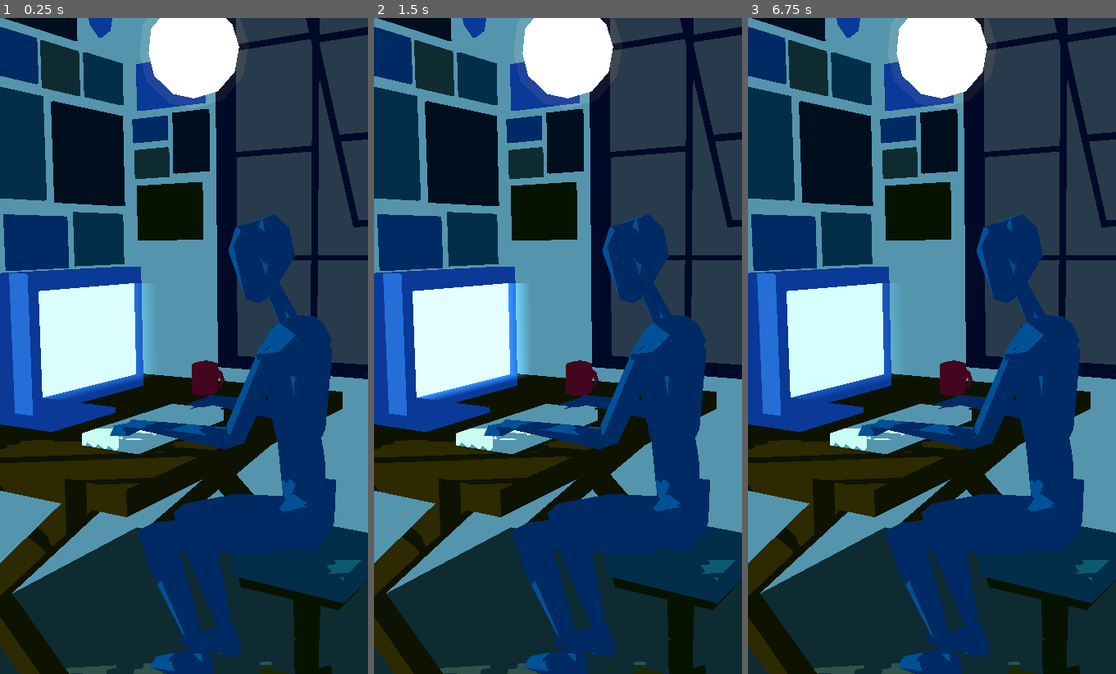
Above: before the commit, frames 1-3 (left to right).
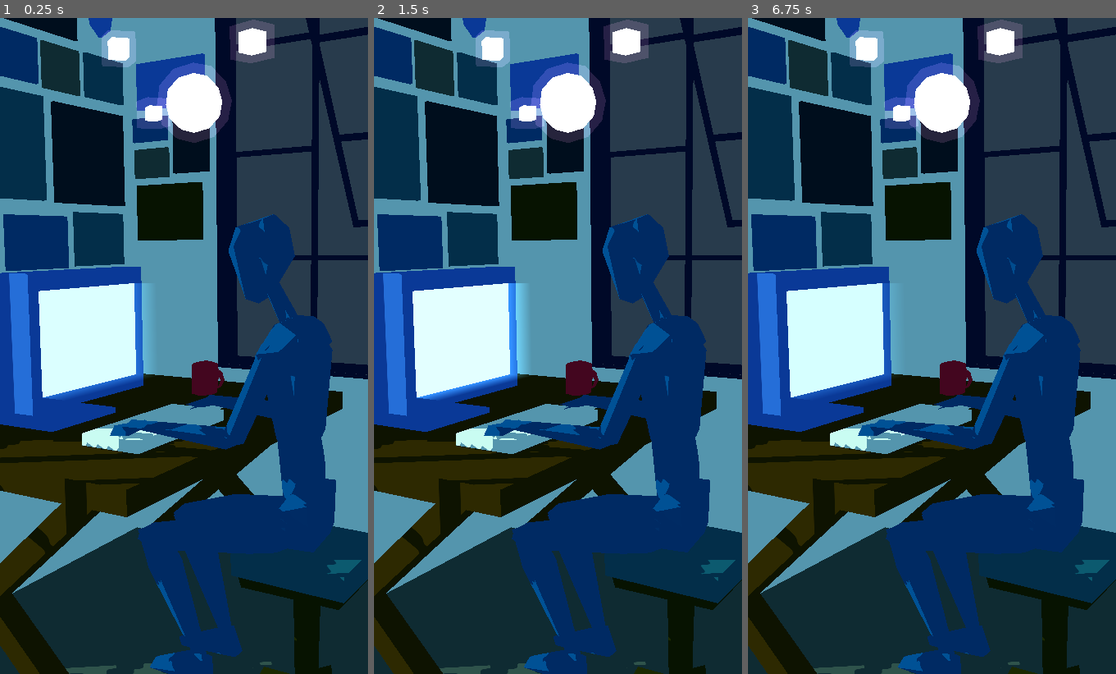
Above: after the commit, the same moments.

Repository: tebashio/wonderful_world
Game: Godot game, scene res://scenes/environments/lab_room.tscn
Same seed, same stepped clock (60 frames per second), same inputs: the game is played once before the commit and once after it. The project has no main scene, so this scene is started directly.
Inputs:
- Up to frame 1 (0.25 s): no input
- Up to frame 2 (1.5 s): tap Enter at 1.25 s
- Up to frame 3 (6.75 s): tap Space at 2.75, 5.75 s; tap Enter at 5 s

The runs differ from the first frame. In frame 1, 4.6% of the frame differs, in the area x 27-75%, y 0-20%; in frame 2, 4.6%; in frame 3, 4.6%.

Commit message:
add each glow power for wolrd environment glow fx

Diff:
--- a/materials/environments/mat_emission.tres
+++ b/materials/environments/mat_emission.tres
@@ -16,8 +16,5 @@
 shader_parameter/main_texture = ExtResource("2_4vsda")
 shader_parameter/shadow_threshold = 0.45
 shader_parameter/shadow_softness = 0.02
-shader_parameter/emission_energy = 1.8
-shader_parameter/flicker_speed = 3.0
 shader_parameter/min_flicker = 0.85
 shader_parameter/max_flicker = 1.0
-shader_parameter/randomness = 0.2
--- a/scenes/environments/lab_room.tscn
+++ b/scenes/environments/lab_room.tscn
@@ -15,25 +15,27 @@
 
 [node name="LabRoom" type="Node3D" unique_id=1677231532]
 
-[node name="lab_room" parent="." unique_id=1680072234 instance=ExtResource("1_e6qkk")]
+[node name="lab_room" parent="." unique_id=1170688066 instance=ExtResource("1_e6qkk")]
 
-[node name="light_sphere" parent="lab_room" index="5" unique_id=379462560]
-instance_shader_parameters/custom_glare_color = Color(1, 0.47500002, 0.25, 0.101960786)
+[node name="light_sphere" parent="lab_room" index="5" unique_id=2133164546]
+instance_shader_parameters/custom_glare_color = Color(1, 0.45888662, 0.66320264, 0.6)
 instance_shader_parameters/flicker_speed = 0.0
+instance_shader_parameters/max_alpha = 0.25
 instance_shader_parameters/max_expand = Vector3(0.052, 0.052, 0.04)
 instance_shader_parameters/min_expand = Vector3(0.068, 0.01, 0.01)
 instance_shader_parameters/randomness = 0.0
 script = ExtResource("2_8bknk")
-custom_glare_color = Color(1, 0.47500002, 0.25, 0.101960786)
+custom_glare_color = Color(1, 0.45888662, 0.66320264, 0.6)
 max_expand = Vector3(0.052, 0.052, 0.04)
 min_expand = Vector3(0.068, 0.01, 0.01)
+max_alpha = 0.25
 flicker_speed = 0.0
 randomness = 0.0
 
-[node name="pc_monitor_b_body" parent="lab_room" index="8" unique_id=467312900]
+[node name="pc_monitor_b_body" parent="lab_room" index="8" unique_id=1918840349]
 transform = Transform3D(0, 1, 0, 0, 0, -1, -1, 0, 0, -5.5521207, 1.7869067, 0.080940485)
 
-[node name="pc_monitor_b_screen" parent="lab_room/pc_monitor_b_body" index="0" unique_id=391322709]
+[node name="pc_monitor_b_screen" parent="lab_room/pc_monitor_b_body" index="0" unique_id=2137794221]
 instance_shader_parameters/fade_distance_positive = Vector3(0, 0.165, 0)
 instance_shader_parameters/max_alpha = 1.0
 instance_shader_parameters/max_expand = Vector3(0, 0.18, 0)
--- a/scripts/utils/instance_shader_controller.gd
+++ b/scripts/utils/instance_shader_controller.gd
@@ -3,8 +3,14 @@
 extends MeshInstance3D
 
 ## ===================================================================
-##  Instance Shader Controller (減衰・フレネル対応版)
+##  Instance Shader Controller (発光強度・減衰・フレネル完全対応版)
 ## ===================================================================
+
+@export_group("Base Emission")
+@export_range(0.0, 10.0, 0.1) var emission_energy: float = 1.8:
+	set(value):
+		emission_energy = value
+		_update_shader_param("emission_energy", emission_energy)
 
 @export_group("Glare & Glow Shell")
 @export var custom_glare_color: Color = Color(0.3, 0.7, 1.0, 0.6):
@@ -85,6 +91,7 @@
 
 
 func apply_all_parameters() -> void:
+	_update_shader_param("emission_energy", emission_energy)
 	_update_shader_param("custom_glare_color", custom_glare_color)
 	_update_shader_param("glare_enabled", glare_enabled)
 	_update_shader_param("flip_normal", flip_normal)
--- a/shaders/glare_shell.gdshader
+++ b/shaders/glare_shell.gdshader
@@ -1,7 +1,10 @@
 shader_type spatial;
 render_mode blend_add, depth_draw_never, cull_front, unshaded;
 
-// --- 基本パラメータ ---
+// ===================================================================
+//  共通インスタンスパラメータ（Base Pass と完全同期）
+// ===================================================================
+instance uniform float emission_energy : hint_range(0.0, 10.0) = 1.8;
 instance uniform vec4 custom_glare_color : source_color = vec4(0.3, 0.7, 1.0, 0.6);
 instance uniform bool glare_enabled = true;
 instance uniform bool flip_normal = false;
@@ -10,17 +13,12 @@
 instance uniform vec3 min_expand = vec3(0.01, 0.01, 0.01);
 instance uniform float max_alpha : hint_range(0.0, 1.0) = 0.8;
 instance uniform float min_alpha : hint_range(0.0, 1.0) = 0.2;
+instance uniform vec3 fade_distance_positive = vec3(0.0, 0.0, 0.0);
+instance uniform vec3 fade_distance_negative = vec3(0.0, 0.0, 0.0);
+instance uniform float fresnel_power : hint_range(0.0, 10.0) = 0.0;
+instance uniform bool fresnel_invert = false;
 instance uniform float flicker_speed : hint_range(0.0, 20.0) = 3.0;
 instance uniform float randomness : hint_range(0.0, 1.0) = 0.2;
-
-// --- 減衰・グラデーションパラメータ ---
-// 各軸のフェードアウト距離（0.0 の場合は減衰なし）
-instance uniform vec3 fade_distance_positive = vec3(0.0, 0.0, 0.0);
-instance uniform vec3 fade_distance_negative = vec3(0.0, 0.0, 0.0);
-
-// フレネル減衰
-instance uniform float fresnel_power : hint_range(0.0, 10.0) = 0.0; // 0.0で無効
-instance uniform bool fresnel_invert = false; // trueで正面側を強くフェード
 
 varying vec3 v_local_pos;
 
@@ -37,7 +35,6 @@
     return clamp(mix(wave, noise, randomness_val), 0.0, 1.0);
 }
 
-// 軸ごとのグラデーション計算関数
 float calculate_axis_fade(float pos, float fade_pos, float fade_neg) {
     if (pos >= 0.0) {
         if (fade_pos <= 0.0001) return 1.0;
@@ -54,7 +51,6 @@
         vec3 current_expand = mix(min_expand, max_expand, f);
         float dir = flip_normal ? -1.0 : 1.0;
 
-        // 押し出し後のローカル頂点座標
         VERTEX += (NORMAL * current_expand * dir) + offset;
         v_local_pos = VERTEX;
     } else {
@@ -68,17 +64,16 @@
         discard;
     }
 
-    // 1. 明滅ファクター
     float f = get_flicker_factor(TIME, NODE_POSITION_WORLD, flicker_speed, randomness);
     float base_alpha = custom_glare_color.a * mix(min_alpha, max_alpha, f);
 
-    // 2. XYZ 軸方向の距離減衰
+    // 軸方向減衰
     float fade_x = calculate_axis_fade(v_local_pos.x, fade_distance_positive.x, fade_distance_negative.x);
     float fade_y = calculate_axis_fade(v_local_pos.y, fade_distance_positive.y, fade_distance_negative.y);
     float fade_z = calculate_axis_fade(v_local_pos.z, fade_distance_positive.z, fade_distance_negative.z);
     float axis_fade = fade_x * fade_y * fade_z;
 
-    // 3. フレネル減衰
+    // フレネル減衰
     float fresnel_factor = 1.0;
     if (fresnel_power > 0.001) {
         float normal_dot_view = clamp(dot(NORMAL, VIEW), 0.0, 1.0);
--- a/shaders/toon_emit.gdshader
+++ b/shaders/toon_emit.gdshader
@@ -11,21 +11,38 @@
 uniform float shadow_threshold : hint_range(0.0, 1.0) = 0.45;
 uniform float shadow_softness : hint_range(0.001, 0.1) = 0.02;
 
-// 発光（Emission）制御
-uniform float emission_energy : hint_range(0.0, 5.0) = 1.8; // HDR領域（1.0超でGlow対象）
-uniform float flicker_speed = 3.0;
+// ===================================================================
+//  共通インスタンスパラメータ（Next Pass と完全同期）
+// ===================================================================
+instance uniform float emission_energy : hint_range(0.0, 10.0) = 1.8;
+instance uniform vec4 custom_glare_color : source_color = vec4(0.3, 0.7, 1.0, 0.6);
+instance uniform bool glare_enabled = true;
+instance uniform bool flip_normal = false;
+instance uniform vec3 offset = vec3(0.0, 0.0, 0.0);
+instance uniform vec3 max_expand = vec3(0.04, 0.04, 0.04);
+instance uniform vec3 min_expand = vec3(0.01, 0.01, 0.01);
+instance uniform float max_alpha : hint_range(0.0, 1.0) = 0.8;
+instance uniform float min_alpha : hint_range(0.0, 1.0) = 0.2;
+instance uniform vec3 fade_distance_positive = vec3(0.0, 0.0, 0.0);
+instance uniform vec3 fade_distance_negative = vec3(0.0, 0.0, 0.0);
+instance uniform float fresnel_power : hint_range(0.0, 10.0) = 0.0;
+instance uniform bool fresnel_invert = false;
+instance uniform float flicker_speed : hint_range(0.0, 20.0) = 3.0;
+instance uniform float randomness : hint_range(0.0, 1.0) = 0.2;
+
+// 発光明滅の最小・最大比率
 uniform float min_flicker : hint_range(0.0, 1.0) = 0.85;
 uniform float max_flicker : hint_range(0.0, 1.0) = 1.0;
-uniform float randomness : hint_range(0.0, 1.0) = 0.2;
 
 float hash(float p) {
     return fract(sin(p * 127.1) * 43758.5453123);
 }
 
 float get_flicker(float time, vec3 world_pos, float speed, float min_val, float max_val, float randomness_val) {
-    float offset = dot(world_pos, vec3(12.9898, 78.233, 45.164));
-    float t = time * speed + offset;
-    float wave = (sin(t) * 0.5 + 0.5) * 0.7 + (sin(t * 2.3 + offset) * 0.5 + 0.5) * 0.3;
+    if (speed <= 0.001) return 1.0;
+    float offset_val = dot(world_pos, vec3(12.9898, 78.233, 45.164));
+    float t = time * speed + offset_val;
+    float wave = (sin(t) * 0.5 + 0.5) * 0.7 + (sin(t * 2.3 + offset_val) * 0.5 + 0.5) * 0.3;
     float noise = hash(floor(t * 4.0));
     float mix_val = mix(wave, noise, randomness_val);
     return mix(min_val, max_val, mix_val);
@@ -36,7 +53,7 @@
     vec3 col = base_color.rgb * tex.rgb;
     ALBEDO = col;
 
-    // ワールド座標ベースの微細な明滅発光（HDR）
+    // ワールド座標ベースの微細な明滅発光（HDR領域）
     float f = get_flicker(TIME, NODE_POSITION_WORLD, flicker_speed, min_flicker, max_flicker, randomness);
     EMISSION = col * (emission_energy * f);
 }
Binary file changed: assets/models/environments/lab_room.glb
